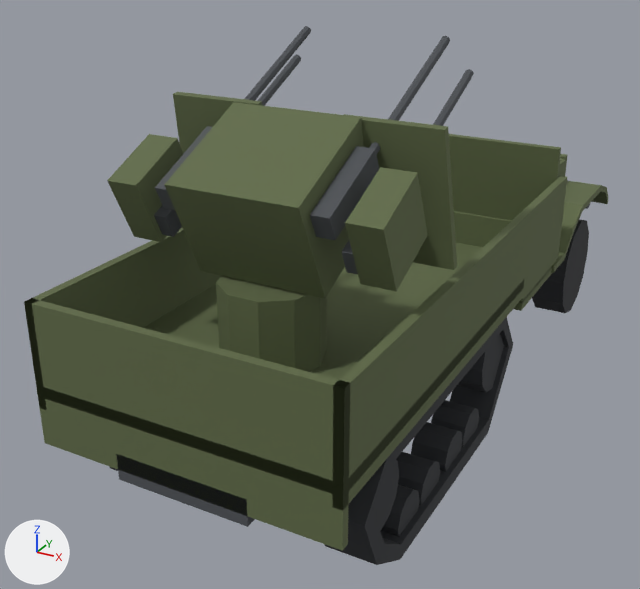
A saved change to the glTF model models-src/m16.glb.
Before and after are seen from a 50 mm lens placed at (2.68, -6.14, 3.72), pointed at (-0.51, -0.34, 0.82). The axes (+X, +Y, +Z) are drawn at lower left. The lights are the same throughout. The older version comes first. Where no turn or scale is listed for an object, it has been applied to the vertices.

Objects in the first picture: 'M16_Barrel_L0', 'M16_Barrel_L1', 'M16_Barrel_R0', 'M16_Barrel_R1', 'M16_BedFloor', 'M16_BedTail', 'M16_BedWall_L', 'M16_BedWall_R', 'M16_M45Ammo_L', 'M16_M45Ammo_R', 'M16_M45Body', 'M16_M45Pedestal', 'M16_M45Shield_L', 'M16_M45Shield_R', 'M16_Receiver_R0', 'M16_Track_R', 'M16_Windshield' and 17 more.
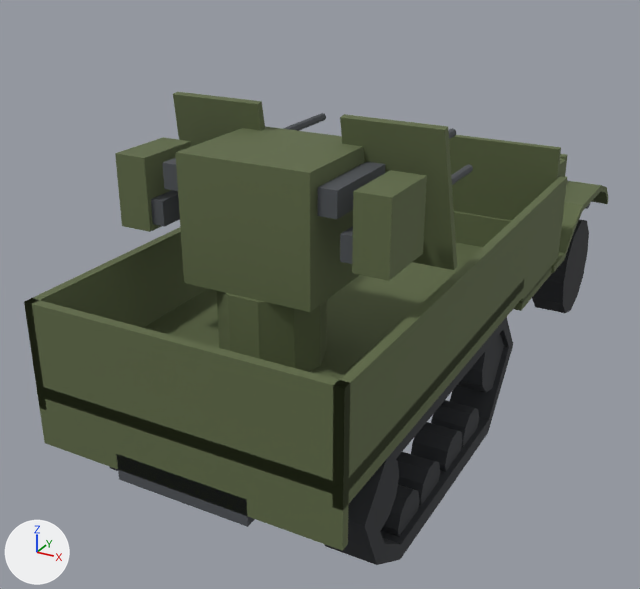
Changed parts and their boxes (x1, y1, x2, y2) in the pictures (640 x 589 px):
'M16_M45Body', reshaped: before (164, 102, 363, 298); after (175, 126, 364, 312)
'M16_M45Ammo_R', moved, turned: before (345, 167, 428, 292); after (352, 170, 427, 281)
'M16_M45Ammo_L', moved, turned: before (107, 134, 183, 242); after (115, 137, 191, 232)
'M16_Receiver_R0', moved, turned: before (310, 146, 379, 240); after (318, 162, 385, 219)
'M16_Barrel_L0', moved, turned: before (245, 26, 311, 100); after (283, 113, 326, 131)
'M16_Barrel_R0', moved, turned: before (369, 36, 450, 155); after (448, 128, 456, 139)
'M16_Barrel_R1', moved, turned: before (433, 69, 474, 126); after (451, 164, 473, 185)
'M16_Barrel_L1', moved, turned (not visible afterwards): before (258, 54, 301, 106)

What changed in the scene script:
```text
Change me_m16_barrel_l0_003:
    remove me_m16_barrel_l0_003.from_pydata(...)  # 16 vertices, 28 faces; spans x -0.55..-0.49, y -1.697..-0.493, z 2.343..2.947
    add me_m16_barrel_l0_003.from_pydata(...)  # 16 vertices, 28 faces; spans x -0.55..-0.49, y -1.58..-0.28, z 2.23..2.29
    me_m16_barrel_l0_003 part 1: the whole mesh is turned -25 degrees about the x axis through its middle, then moved by (0.0, 0.165, -0.385)
Change me_m16_barrel_l1_003:
    remove me_m16_barrel_l1_003.from_pydata(...)  # 16 vertices, 28 faces; spans x -0.69..-0.63, y -1.595..-0.392, z 2.125..2.729
    add me_m16_barrel_l1_003.from_pydata(...)  # 16 vertices, 28 faces; spans x -0.69..-0.63, y -1.58..-0.28, z 1.99..2.05
    me_m16_barrel_l1_003 part 2: the whole mesh is turned -25 degrees about the x axis through its middle, then moved by (0.0, 0.064, -0.407)
Change me_m16_barrel_r0_003:
    remove me_m16_barrel_r0_003.from_pydata(...)  # 16 vertices, 28 faces; spans x 0.49..0.55, y -1.697..-0.493, z 2.343..2.947
    add me_m16_barrel_r0_003.from_pydata(...)  # 16 vertices, 28 faces; spans x 0.49..0.55, y -1.58..-0.28, z 2.23..2.29
    me_m16_barrel_r0_003 part 3: the whole mesh is turned -25 degrees about the x axis through its middle, then moved by (0.0, 0.165, -0.385)
Change me_m16_barrel_r1_003:
    remove me_m16_barrel_r1_003.from_pydata(...)  # 16 vertices, 28 faces; spans x 0.63..0.69, y -1.595..-0.392, z 2.125..2.729
    add me_m16_barrel_r1_003.from_pydata(...)  # 16 vertices, 28 faces; spans x 0.63..0.69, y -1.58..-0.28, z 1.99..2.05
    me_m16_barrel_r1_003 part 4: the whole mesh is turned -25 degrees about the x axis through its middle, then moved by (0.0, 0.064, -0.407)
Change me_m16_m45ammo_l_003:
    remove me_m16_m45ammo_l_003.from_pydata(...)  # 8 vertices, 12 faces; spans x -0.91..-0.69, y -2.252..-1.641, z 1.799..2.41
    add me_m16_m45ammo_l_003.from_pydata(...)  # 8 vertices, 12 faces; spans x -0.91..-0.69, y -2.16..-1.7, z 1.9..2.36
    me_m16_m45ammo_l_003 part 5: the whole mesh is turned -25 degrees about the x axis through its middle, then moved by (0.0, 0.016, 0.026)
Change me_m16_m45ammo_r_003:
    remove me_m16_m45ammo_r_003.from_pydata(...)  # 8 vertices, 12 faces; spans x 0.69..0.91, y -2.252..-1.641, z 1.799..2.41
    add me_m16_m45ammo_r_003.from_pydata(...)  # 8 vertices, 12 faces; spans x 0.69..0.91, y -2.16..-1.7, z 1.9..2.36
    me_m16_m45ammo_r_003 part 6: the whole mesh is turned -25 degrees about the x axis through its middle, then moved by (0.0, 0.016, 0.026)
Change me_m16_m45body_003:
    remove me_m16_m45body_003.from_pydata(...)  # 8 vertices, 12 faces; spans x -0.44..0.44, y -2.3..-1.279, z 1.636..2.609
    add me_m16_m45body_003.from_pydata(...)  # 8 vertices, 12 faces; spans x -0.44..0.44, y -2.18..-1.38, z 1.62..2.43
    me_m16_m45body_003 part 8
    me_m16_m45body_003.vertices[0].co: (-0.44, -2.004, 1.636) -> (-0.44, -2.18, 1.62)  # pixel (201, 270) -> pixel (184, 282)
    me_m16_m45body_003.vertices[1].co: (0.44, -2.004, 1.636) -> (0.44, -2.18, 1.62)  # pixel (325, 298) -> pixel (310, 312)
    me_m16_m45body_003.vertices[2].co: (0.44, -1.279, 1.974) -> (0.44, -1.38, 1.62)
    me_m16_m45body_003.vertices[3].co: (-0.44, -1.279, 1.974) -> (-0.44, -1.38, 1.62)
    me_m16_m45body_003.vertices[4].co: (-0.44, -2.3, 2.27) -> (-0.44, -2.18, 2.43)  # pixel (164, 184) -> pixel (175, 152)
    me_m16_m45body_003.vertices[5].co: (0.44, -2.3, 2.27) -> (0.44, -2.18, 2.43)  # pixel (298, 207) -> pixel (309, 172)
    me_m16_m45body_003.vertices[6].co: (0.44, -1.575, 2.609) -> (0.44, -1.38, 2.43)  # pixel (361, 117) -> not seen
    me_m16_m45body_003.vertices[7].co: (-0.44, -1.575, 2.609) -> (-0.44, -1.38, 2.43)  # pixel (233, 102) -> not seen
Change me_m16_receiver_r0_003:
    remove me_m16_receiver_r0_003.from_pydata(...)  # 8 vertices, 12 faces; spans x 0.46..0.58, y -2.216..-1.605, z 2.065..2.464
    add me_m16_receiver_r0_003.from_pydata(...)  # 8 vertices, 12 faces; spans x 0.46..0.58, y -2.13..-1.53, z 2.18..2.34
    me_m16_receiver_r0_003 part 7: the whole mesh is turned -25 degrees about the x axis through its middle, then moved by (0.0, 0.081, -0.004)
```
